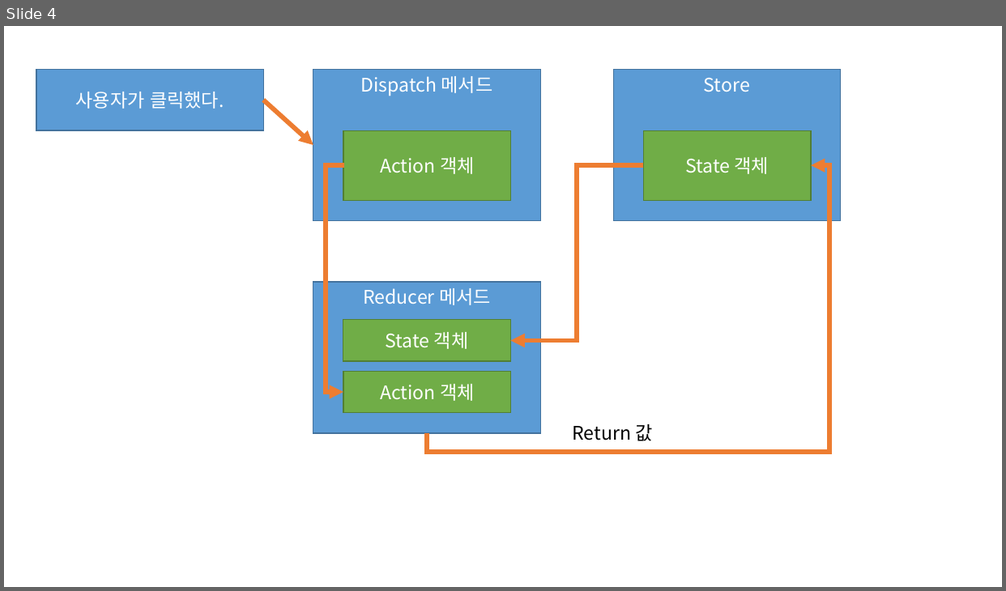
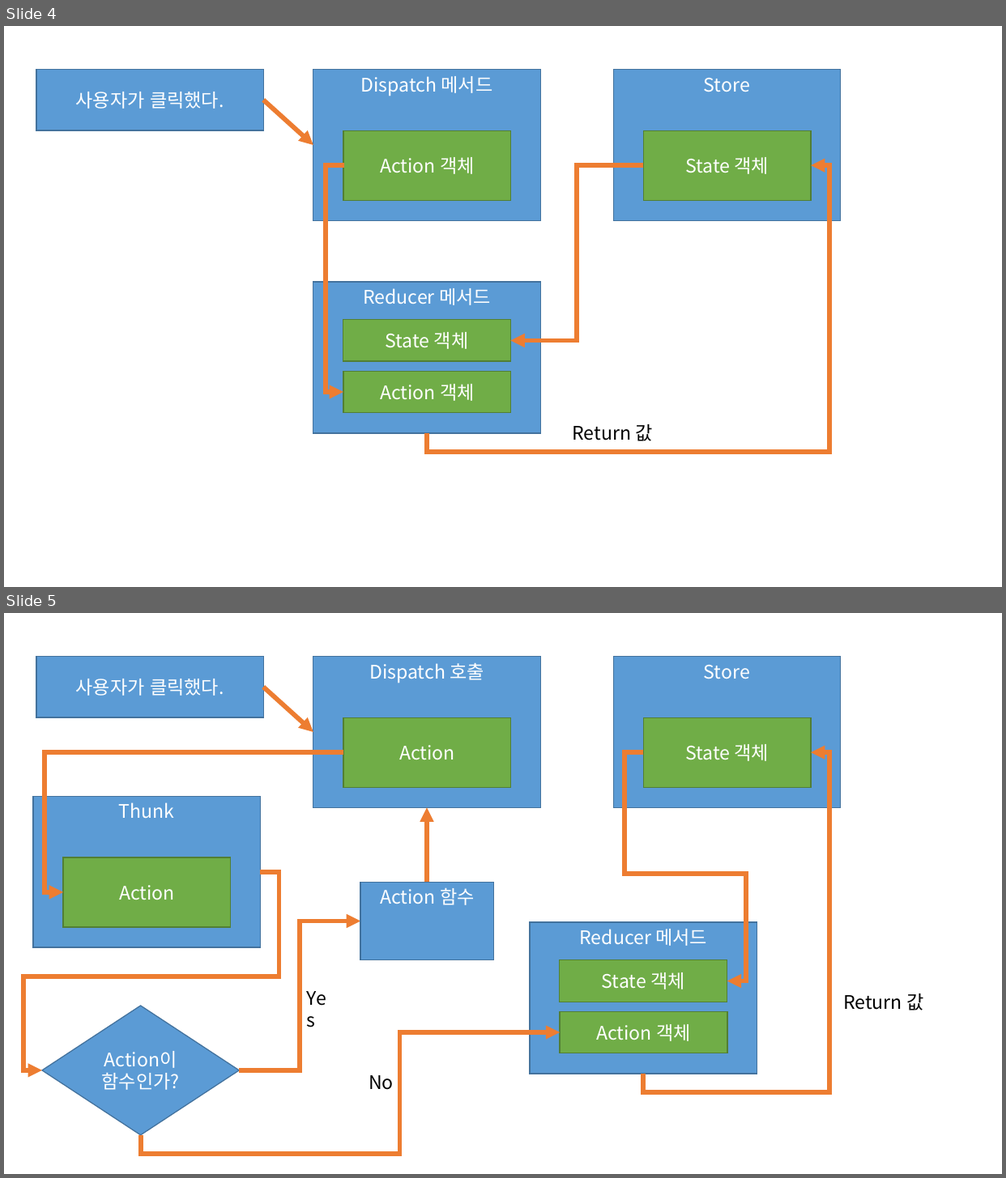
Before and after one commit to KyungHoonJ/blockchain7, a slide deck: New.No.047/flow.pptx. Shown one above the other, each under a label of ours: slide 4 before the commit, slides 4 and 5 after it. The pictures are 1006x591 and 1006x1178 pixels, drawn with LibreOffice and Linux fonts; fonts in the diff are those of the drawing. Boxes give left, top, right and bottom in pixels: in the first picture for what was removed or moved away, otherwise in the second. Text is boxed around its words. In the diff, an @@ line names an element or a change of style, - is before the commit and + after.

```diff
--- a/New.No.047/flow.pptx
+++ b/New.No.047/flow.pptx
@@ slide 5 added at bbox=[4, 613, 1002, 1174], background #FFFFFF @@
@@ rectangle added at bbox=[36, 657, 263, 717], fill #5B9BD5, outline #43739E 1 pt, 18 pt, text #FFFFFF @@
+사용자가 클릭했다.
@@ rectangle added at bbox=[313, 657, 540, 807], fill #5B9BD5, outline #43739E 1 pt, 18 pt, text #FFFFFF @@
+Dispatch 호출
@@ rectangle added at bbox=[613, 657, 840, 807], fill #5B9BD5, outline #43739E 1 pt, 18 pt, text #FFFFFF @@
+Store
@@ arrow added from (264, 687) to (313, 732), #ED7D31 4.5 pt @@
@@ rectangle added at bbox=[343, 717, 511, 787], fill #70AD47, outline #538035 1 pt, 18 pt, text #FFFFFF @@
+Action
@@ rectangle added at bbox=[643, 717, 811, 787], fill #70AD47, outline #538035 1 pt, 18 pt, text #FFFFFF @@
+State 객체
@@ elbow arrow added from (343, 752) to (63, 892), #ED7D31 4.5 pt @@
@@ elbow arrow added from (643, 752) to (727, 982), #ED7D31 4.5 pt @@
@@ elbow arrow added from (643, 1074) to (811, 752), #ED7D31 4.5 pt @@
@@ rectangle added at bbox=[33, 796, 260, 948], fill #5B9BD5, outline #43739E 1 pt, 18 pt, text #FFFFFF @@
+Thunk
@@ elbow arrow added from (427, 883) to (427, 807), #ED7D31 4.5 pt @@
@@ elbow arrow added from (260, 872) to (42, 1071), #ED7D31 4.5 pt @@
@@ rectangle added at bbox=[63, 858, 231, 927], fill #70AD47, outline #538035 1 pt, 18 pt, text #FFFFFF @@
+Action
@@ rectangle added at bbox=[360, 883, 493, 960], fill #5B9BD5, outline #43739E 1 pt, 18 pt, text #FFFFFF @@
+Action 함수
@@ elbow arrow added from (239, 1071) to (360, 922), #ED7D31 4.5 pt @@
@@ rectangle added at bbox=[530, 922, 756, 1073], fill #5B9BD5, outline #43739E 1 pt, 18 pt, text #FFFFFF @@
+Reducer 메서드
@@ rectangle added at bbox=[560, 960, 727, 1003], fill #70AD47, outline #538035 1 pt, 18 pt, text #FFFFFF @@
+State 객체
@@ text added at bbox=[300, 983, 342, 1013], 18 pt, text #000000 @@
+Yes
@@ text added at bbox=[843, 994, 923, 1011], 18 pt, text #000000 @@
+Return 값
@@ diamond added at bbox=[42, 1006, 239, 1135], fill #5B9BD5, outline #43739E 1 pt, 18 pt, text #FFFFFF @@
+Action이 함수인가?
@@ rectangle added at bbox=[560, 1012, 728, 1054], fill #70AD47, outline #538035 1 pt, 18 pt, text #FFFFFF @@
+Action 객체
@@ elbow arrow added from (141, 1135) to (560, 1033), #ED7D31 4.5 pt @@
@@ text added at bbox=[368, 1076, 394, 1090], 18 pt, text #000000 @@
+No
```
Also in this commit, not shown: 6 other files.
